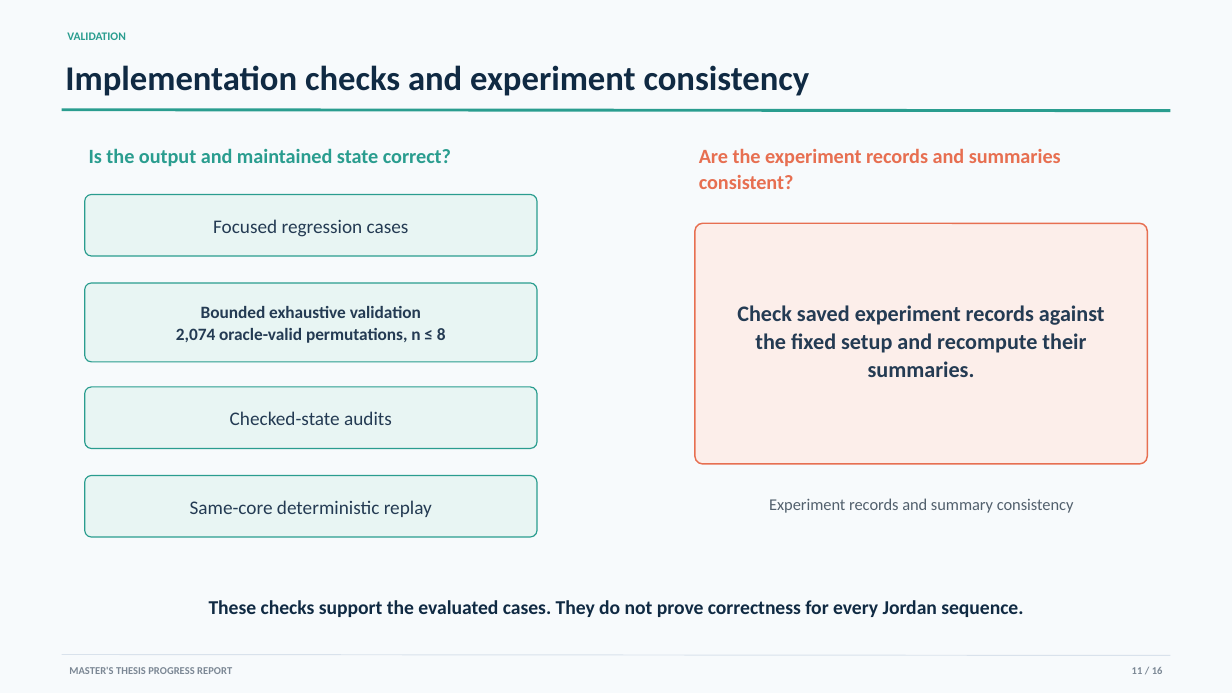
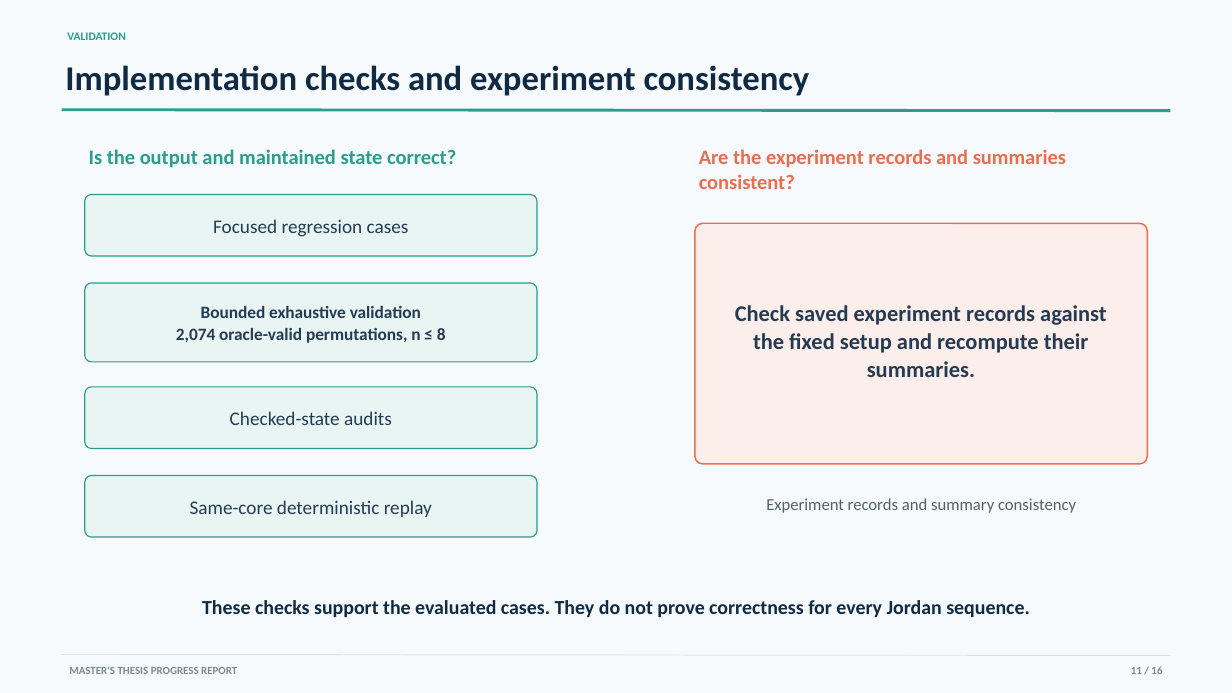
Before and after one commit to YixueWang983/jordan-sorting, a slide deck: slide 11 of presentations/progress_report/Jordan_Sorting_Progress_Report.pptx. Drawn at 1232x693 pixels with LibreOffice and Linux fonts; fonts in the diff are those of the drawing. Boxes give left, top, right and bottom in pixels: in the first picture for what was removed or moved away, otherwise in the second. Text is boxed around its words. In the diff, an @@ line names an element or a change of style, - is before the commit and + after.

```diff
--- a/presentations/progress_report/Jordan_Sorting_Progress_Report.pptx
+++ b/presentations/progress_report/Jordan_Sorting_Progress_Report.pptx
@@ text "Is the output and maintained ..." at [89, 149, 456, 168]: size 15.8 to 16 pt @@
@@ text "Are the experiment records and ..." at [699, 149, 1066, 189]: size 15.8 to 16 pt @@
@@ text "Check saved experiment records against ..." at [735, 305, 1106, 377]: size 17.2 to 17.5 pt @@
@@ text "Experiment records and summary consistency" at [766, 498, 1076, 513]: size 12.8 to 13 pt @@
@@ text "These checks support the evaluated ..." at [202, 600, 1030, 617]: size 15.3 to 15.5 pt @@
@@ text "MASTER'S THESIS PROGRESS REPORT" at [69, 666, 237, 674]: size 8.2 to 8.5 pt @@
@@ text "11 / 16" at [1131, 666, 1162, 674]: size 8.2 to 8.5 pt @@
```
Also in this commit, not shown: 6 other slides changed.
